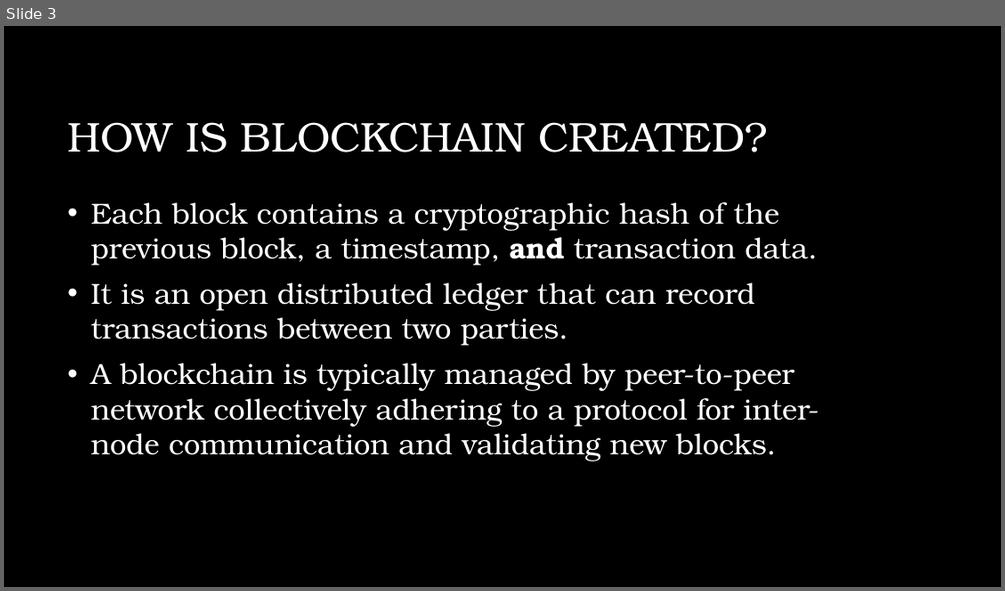
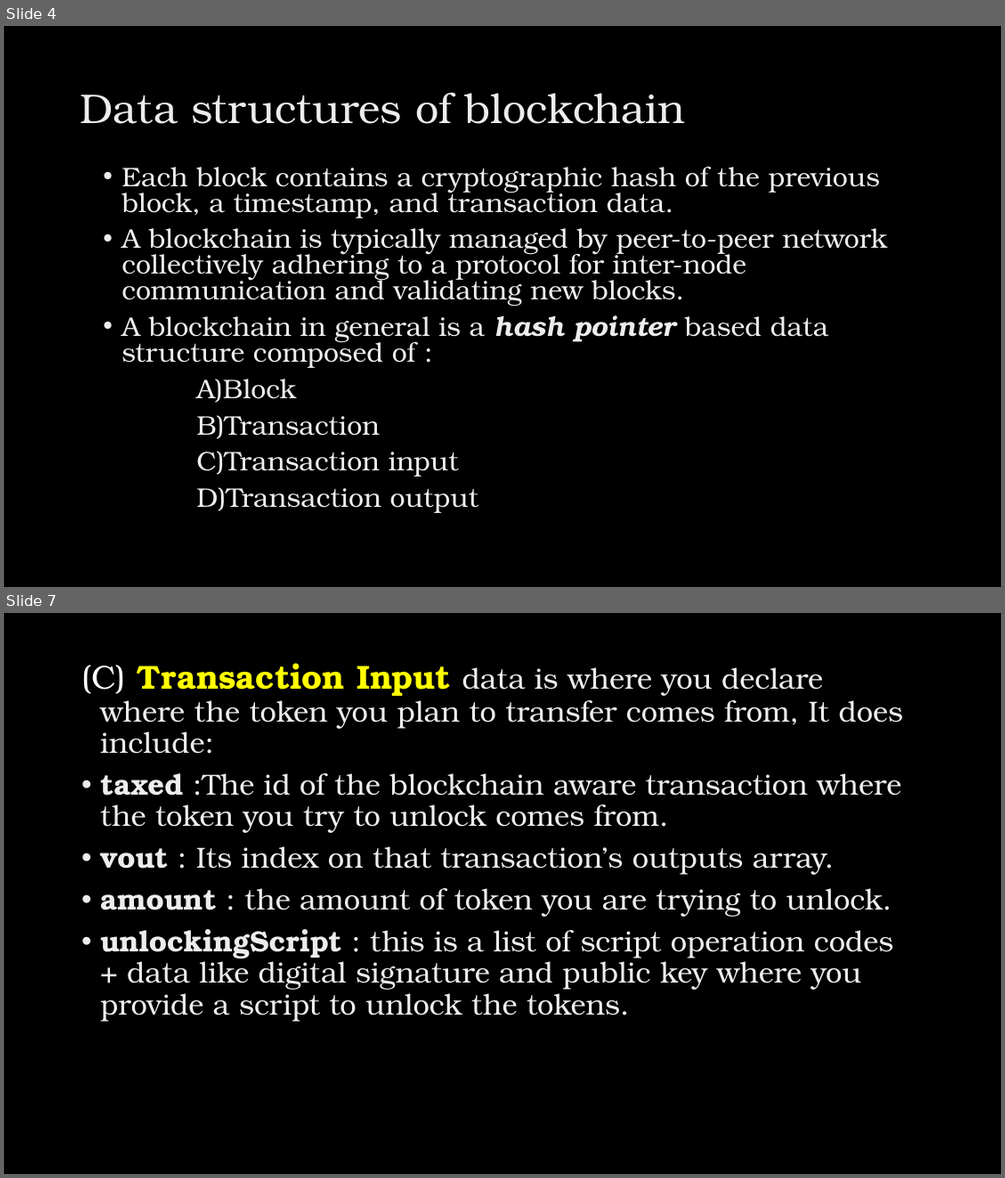
Before and after one commit to sushant76/IPHI, a slide deck: BlockchainDS.pptx. Shown one above the other, each under a label of ours: slide 3 before the commit, slides 4 and 7 after it; the slides between them are not shown. The pictures are 1005x591 and 1005x1178 pixels, drawn with LibreOffice and Linux fonts; fonts in the diff are those of the drawing; background and template pictures are left out. Boxes give left, top, right and bottom in pixels: in the first picture for what was removed or moved away, otherwise in the second. Text is boxed around its words. In the diff, an @@ line names an element or a change of style, - is before the commit and + after.

```diff
--- a/BlockchainDS.pptx
+++ b/BlockchainDS.pptx
@@ slide 7 added at box(4, 613, 1001, 1174), background picture (left out) @@
@@ text added at box(81, 663, 903, 1022), 28 pt, text gradient #BFBFBF to #EDEDED to #FFFFFF @@
+(C) Transaction Input data is where you declare where the token you plan to transfer comes from, It does include:
+• taxed :The id of the blockchain aware transaction where the token you try to unlock comes from.
+• vout : Its index on that transaction’s outputs array.
+• amount : the amount of token you are trying to unlock.
+• unlockingScript : this is a list of script operation codes + data like digital signature and public key where you provide a script to unlock the tokens.
@@ what was slide 3 is now slide 4 @@
@@ slide 4 changed as well @@
@@ title at box(80, 92, 686, 124): text changed; text colour #FFFFFF to gradient #BFBFBF to #EDEDED to #FFFFFF @@
-HOW IS BLOCKCHAIN CREATED?
+Data structures of blockchain
@@ text "Each block contains a cryptographic ...": place and size @@
-text "Each block contains a cryptographic ..." at box(91, 202, 819, 461)
+text "Each block contains a cryptographic ..." at box(121, 167, 887, 513)
@@ text "Each block contains a cryptographic ..." at box(121, 167, 887, 513): vertical alignment middle to top @@
@@ text at box(121, 167, 887, 306): size 28 to 25.9 pt, text colour #FFFFFF to gradient #BFBFBF to #EDEDED to #FFFFFF in "Each block contains a cryptographic hash of ...", "A blockchain is typically managed by peer-to-peer ..."; bold off in "and"; indent changed; line spacing 1 to 0.8 @@
@@ text at box(91, 282, 755, 346): paragraph removed @@
-• It is an open distributed ledger that can record transactions between two parties.
@@ text at box(121, 315, 829, 513): paragraphs added @@
+• A blockchain in general is a hash pointer based data structure composed of :
+A)Block
+B)Transaction
+C)Transaction input
+D)Transaction output
```
Also in this commit, not shown: 12 other slides changed, 3 other slides added.
